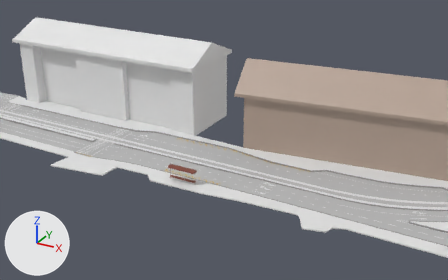
The Blender file ленина.blend, before and after one commit.
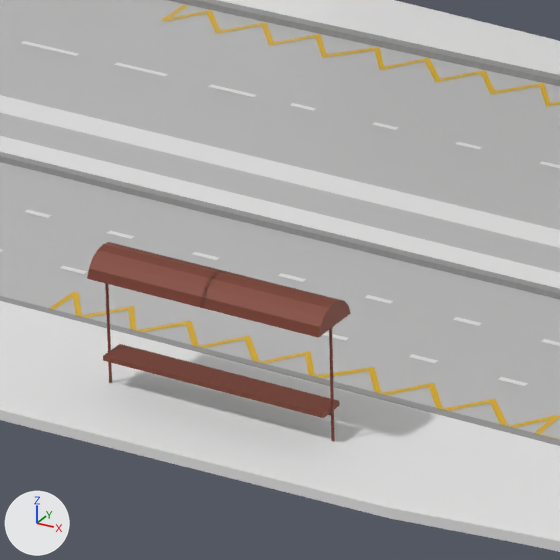
Each version appears first from a 50 mm lens placed at (177.0, -315.9, 172.3), pointed at (15.0, -21.3, 25.0), and next in a close-up on the part from 35% to 49% of the width and 49% to 71% of the height. Arrows for +X, +Y and +Z are at lower left; the lights stay in place.

The first close-up shows 'Куб.002', 'Куб.005', 'Разметка общая'.
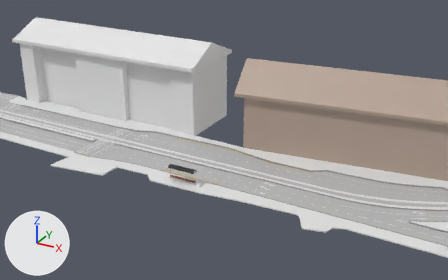
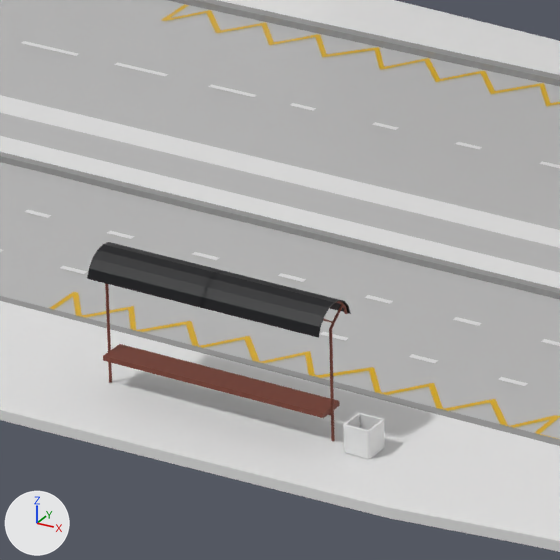
Boxes (x1, y1, x2, y2) around the edits, measured in the close-ups (560 x 560 px):
'Куб', added
    after: (344, 413, 385, 459)
part 1 of me_куб_002, added
    after: (336, 301, 348, 314)
part 2 of me_куб_002, built on
    before: (319, 300, 351, 337)
    after: (319, 300, 351, 334)
part 3 of me_куб_002, recoloured (brown to white)
    both: (87, 242, 339, 338)

The change in detail:
Material 'Графитовая краска' (mat_графитовая_краска) is new.
Its base color is (0.0, 0.000161, 0.00206) (black #000107).
Material 'бетон' (mat_бетон_1) is new.
Its base color is (0.8, 0.8, 0.8) (white #e7e7e7).
me_куб_002 is used by ob_куб_002; location (-2.73, -39.72, 2.35).
me_куб_002 had 116 vertices, 75 faces and spanned x -8.79..0.12, y -1.94..2.0, z -1.37..8.59.
me_куб_002 now has 332 vertices, 268 faces and spans x -8.79..0.12, y -1.94..2.0, z -1.37..8.59.
me_куб_002 part 1: a new loose piece of 162 vertices spanning x -8.65..-8.45, y -1.89..1.95, z 6.94..8.53, in mat_коричневая_краска (brown #7f4435).
Part 2, on me_куб_002:
4 faces are deleted.
45 vertices are added at x -8.79..-8.47, y -1.9..1.96, z 6.94..8.53.
9 new vertices lie (8.91, 0.0, 0.0) away from vertices in x -8.79, y -1.9..1.96, z 6.94..8.53.
37 new faces join them, mat_коричневая_краска (brown #7f4435).
16 new faces join them, mat_графитовая_краска (black #000107).
me_куб_002 part 3: 8 faces spanning x -8.79..0.12, y -1.94..2.0, z 6.94..8.59 switch from mat_коричневая_краска (brown #7f4435) to mat_графитовая_краска (black #000107).
Mesh me_куб is new.
It has 32 vertices, 26 faces and spans x -1.0..1.0, y -1.0..1.0, z -1.0..1.0.
It uses material mat_бетон_1 (its picture is missing).
Object 'Куб' (ob_куб) is new; it shows me_куб.
Its location is (8.24, -39.9, 2.01).
